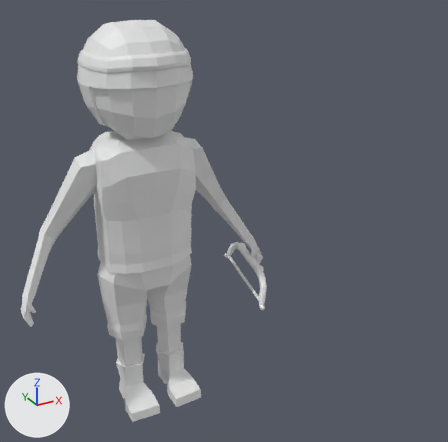
What one commit did to the FBX model Map/Assets/Models/Sumerians/Sumerian_archer/summerian_archer.fbx.
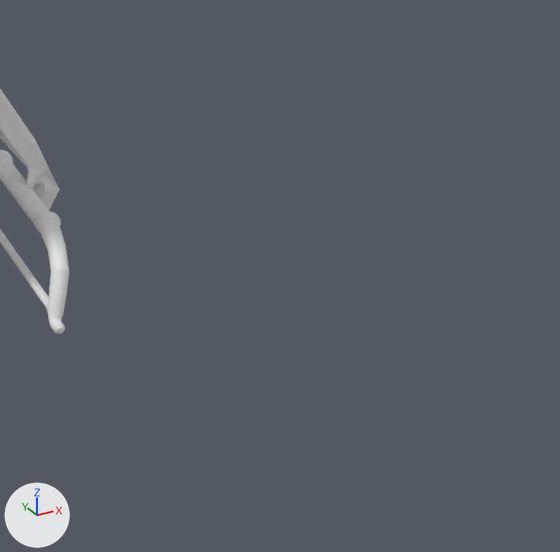
Each version appears first whole from a camera (50 mm lens) standing at (-1.05, -2.64, 2.3) and looking at (0.35, -0.1, 1.04), and next in a close-up on the part from 54% to 100% of the width and 42% to 88% of the height. Lighting does not change. The marker at lower left points along +X, +Y and +Z. Where no turn or scale is listed for an object, it has been applied to the vertices. Vertices at the same position are counted once.

The scene before the commit, as lines of its bpy script (objects in view):
```python
me_cube = bpy.data.meshes.new('Cube')
me_cube.from_pydata(...)  # 3669 vertices, 3706 faces; spans x -0.66..0.66, y -0.37..0.29, z 0.0..2.01
ob_sumerio = bpy.data.objects.new('sumerio', me_cube)
ob_sumerio.location = (-0.016, 0.065, 0.0)
```
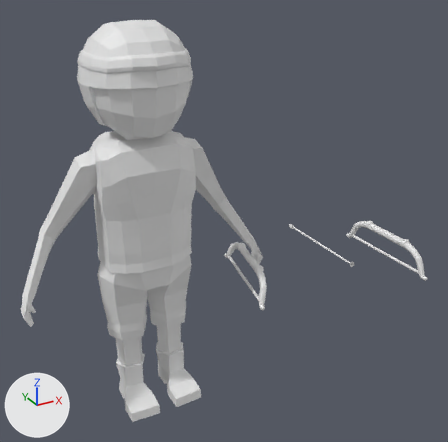
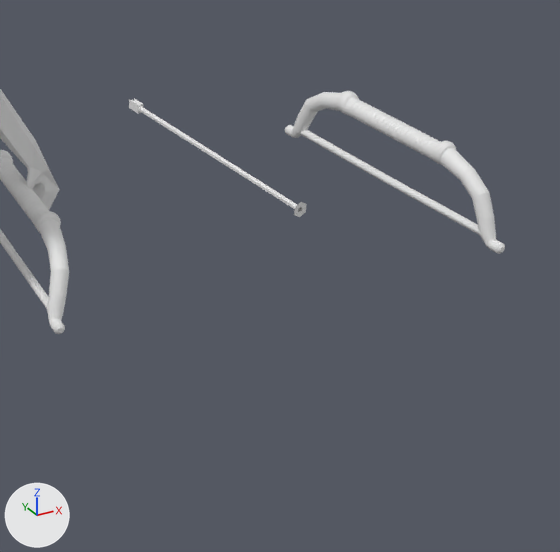
Where the change shows, as pixel boxes [x1, y1, x2, y2] in the close-ups (560 x 552 px):
'sumerio', reshaped
    before: [0, 89, 69, 334]
    after: [0, 89, 505, 334]
part 1 of me_cube, added
    after: [300, 130, 480, 235]
part 2 of me_cube, added
    after: [285, 91, 505, 254]
part 3 of me_cube, added
    after: [129, 98, 307, 217]

The change, as a list of edits to the scene's bpy script:
```text
Change me_cube:
    used by ob_sumerio; location = (-0.016, 0.065, 0.0)
    remove me_cube.from_pydata(...)  # 3669 vertices, 3706 faces; spans x -0.66..0.66, y -0.37..0.29, z 0.0..2.01
    add me_cube.from_pydata(...)  # 6070 vertices, 6102 faces; spans x -0.66..1.38, y -0.64..0.29, z 0.0..2.01
    me_cube part 1: the loose piece of 96 vertices spanning x 0.49..0.63, y -0.33..0.24, z 0.59..0.61 is copied, and the copy is multiplied about its middle by the matrix ((0.943, -0.202, -0.264), (0.21, 0.978, 0.0), (0.258, -0.055, 0.964)), then moved by (0.79, -0.26, 0.08); it spans x 1.34..1.36, y -0.6..-0.02, z 0.67..0.69
    me_cube part 2: the loose piece of 2274 vertices spanning x 0.48..0.65, y -0.37..0.29, z 0.57..0.74 is copied, and the copy is multiplied about its middle by the matrix ((0.943, -0.202, -0.264), (0.21, 0.978, 0.0), (0.258, -0.055, 0.964)), then moved by (0.78, -0.26, 0.08); it spans x 1.33..1.38, y -0.64..0.03, z 0.65..0.82
    me_cube part 3: a new loose piece of 30 vertices spanning x 1.04..1.07, y -0.38..0.23, z 0.69..0.73
```
